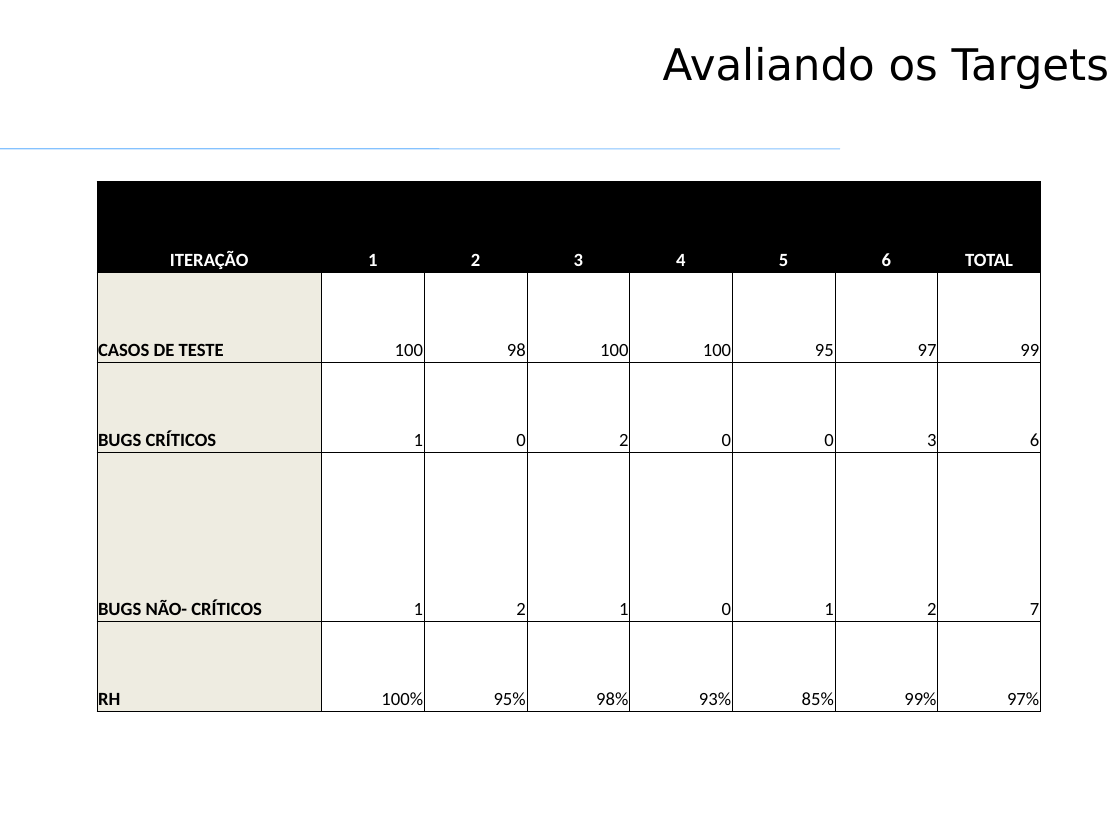
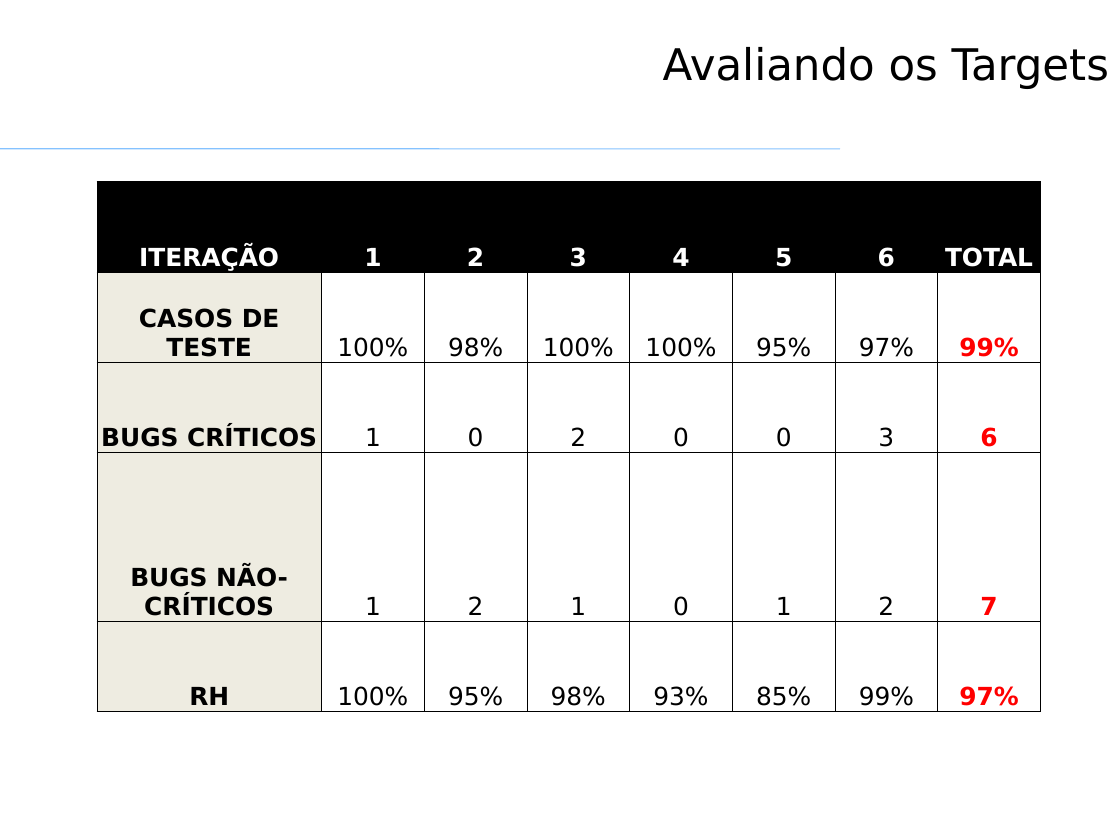
Before and after one commit to VagnerAlcantara/TCC, a slide deck: slide 23 of Qualidade de Produto de SW/Qualidade de produto de SW - TRABALHO.pptx (slide 22 before the commit). Drawn at 1120x840 pixels with LibreOffice and Linux fonts; fonts in the diff are those of the drawing; background and template pictures are left out. Boxes give left, top, right and bottom in pixels: in the first picture for what was removed or moved away, otherwise in the second. Text is boxed around its words. In the diff, an @@ line names an element or a change of style, - is before the commit and + after.

```diff
--- a/Qualidade de Produto de SW/Qualidade de produto de SW - TRABALHO.pptx
+++ b/Qualidade de Produto de SW/Qualidade de produto de SW - TRABALHO.pptx
@@ table at box(96, 181, 1043, 710) @@
-row 2: CASOS DE TESTE | 100 | 98 | 100 | 100 | 95 | 97 | 99
+row 2: CASOS DE TESTE | 100% | 98% | 100% | 100% | 95% | 97% | 99%
@@ size 12 to 16 pt, font Calibri to DejaVu Sans in "ITERAÇÃO", "1", "2", "3" and 29 more places @@
@@ text colour #000000 to #FF0000, bold on in "6", "7", "97%" @@
@@ alignment left to centre @@
@@ alignment right to centre @@
```
Also in this commit, not shown: 10 other slides changed, 2 slides added, 1 other file.
